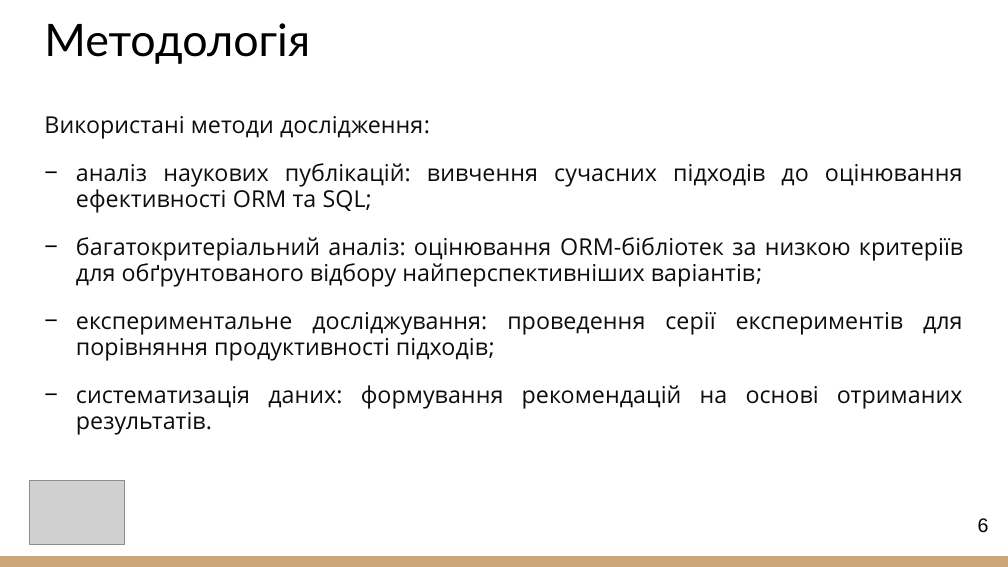
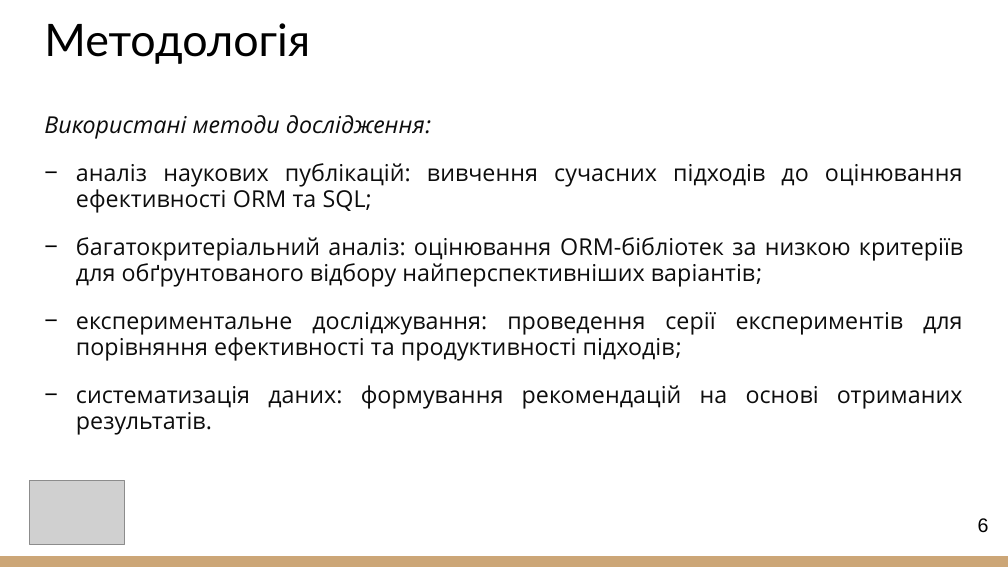
Before and after one commit to yahn1ukov/go-orm-sql-efficiency, a slide deck: slide 6 of 2025_М_ПІ_ІПЗм-23-2_Ягнюков_А_Ю.pptx. Drawn at 1008x567 pixels with LibreOffice and Linux fonts; fonts in the diff are those of the drawing; grey boxes stand for pictures. Boxes give left, top, right and bottom in pixels: in the first picture for what was removed or moved away, otherwise in the second. Text is boxed around its words. In the diff, an @@ line names an element or a change of style, - is before the commit and + after.

```diff
--- a/2025_М_ПІ_ІПЗм-23-2_Ягнюков_А_Ю.pptx
+++ b/2025_М_ПІ_ІПЗм-23-2_Ягнюков_А_Ю.pptx
@@ text at bbox=[44, 115, 431, 139]: italic on in "Використані методи дослідження:" @@
@@ text at bbox=[76, 312, 963, 361]: text changed @@
-− експериментальне досліджування: проведення серії експериментів для порівняння продуктивності підходів;
+− експериментальне досліджування: проведення серії експериментів для порівняння ефективності та продуктивності підходів;
```
Also in this commit, not shown: 11 other slides changed.
